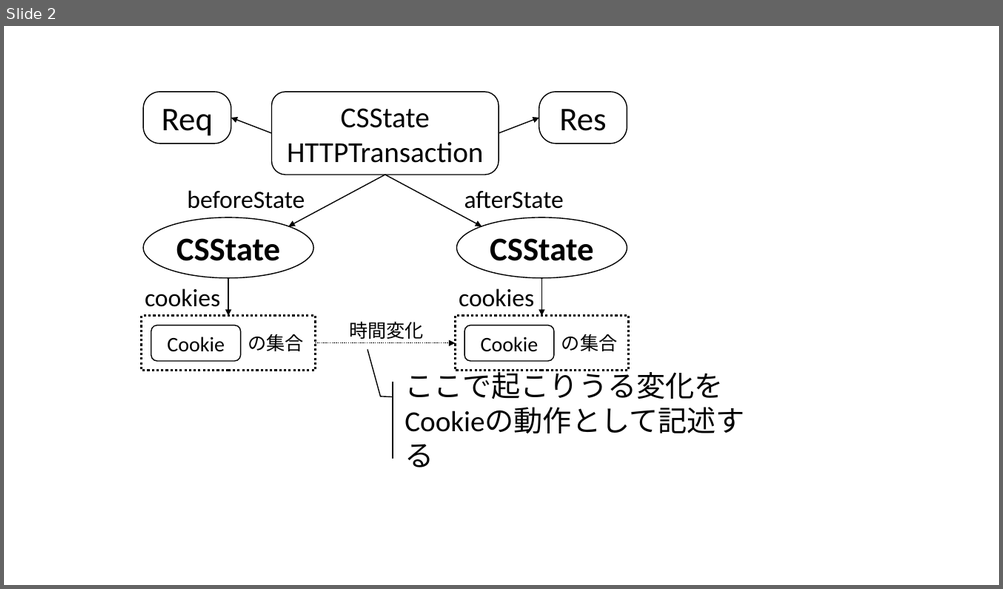
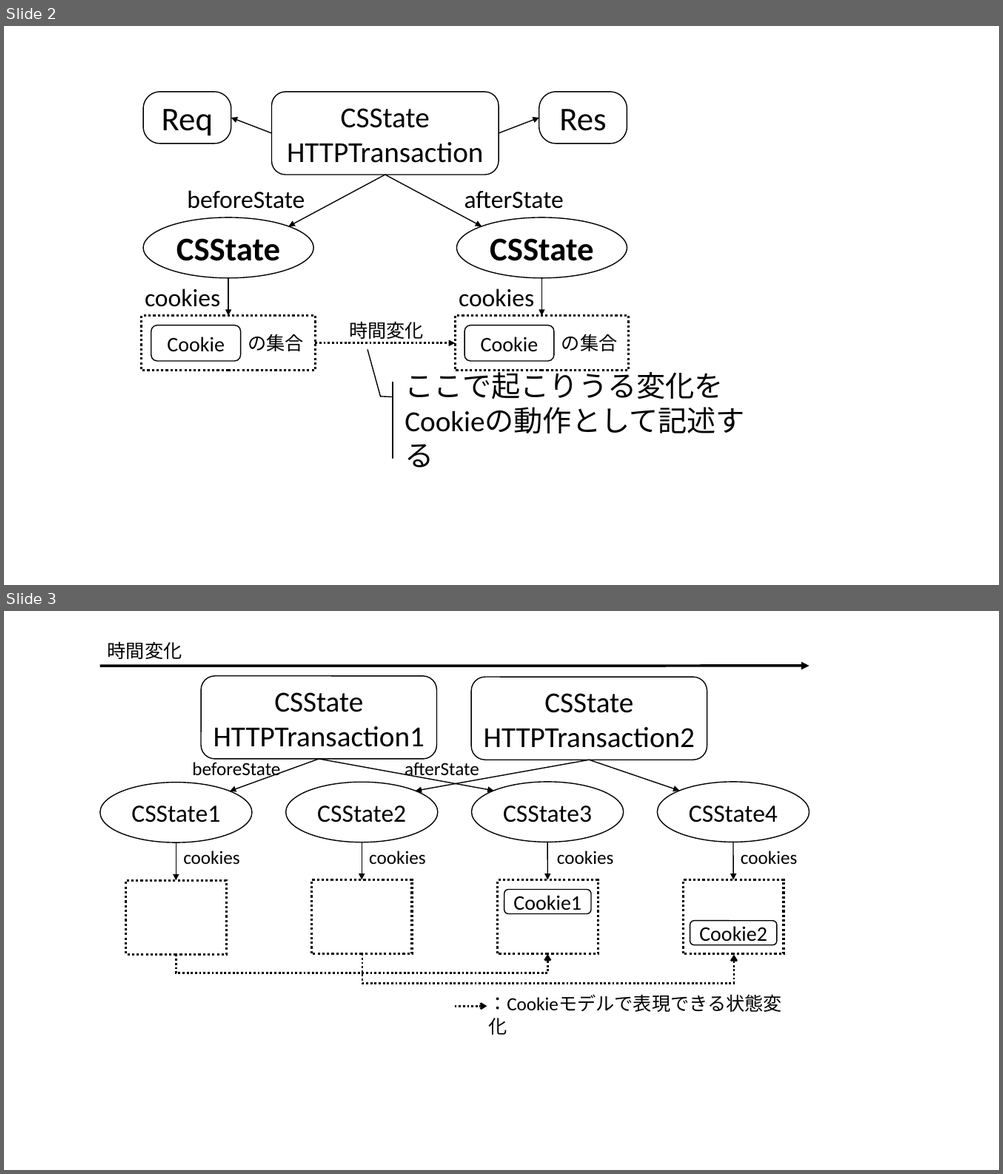
Before and after one commit to simahell/Master-Thesis, a slide deck: fig/fig.pptx. Shown one above the other, each under a label of ours: slide 2 before the commit, slides 2 and 3 after it. The pictures are 1003x589 and 1003x1174 pixels, drawn with LibreOffice and Linux fonts; fonts in the diff are those of the drawing. Boxes give left, top, right and bottom in pixels: in the first picture for what was removed or moved away, otherwise in the second. Text is boxed around its words. In the diff, an @@ line names an element or a change of style, - is before the commit and + after.

Commit message:
既存モデルの問題点を記述

```diff
--- a/fig/fig.pptx
+++ b/fig/fig.pptx
@@ slide 3 added at (4, 611, 999, 1170), background #FFFFFF @@
@@ rectangle added at (100, 635, 809, 1019), fill #FFFFFF, outline #FFFFFF 1 pt @@
@@ text added at (108, 641, 182, 659), 18 pt, text #000000 @@
+時間変化
@@ arrow added from (100, 667) to (809, 666), #000000 2.5 pt @@
@@ rounded rectangle added at (201, 676, 437, 759), outline #000000 1 pt, 28 pt, text #000000 @@
+CSState
+HTTPTransaction1
@@ rounded rectangle added at (471, 677, 707, 760), outline #000000 1 pt, 28 pt, text #000000 @@
+CSState
+HTTPTransaction2
@@ text added at (192, 762, 280, 780), 18 pt, text #000000 @@
+beforeState
@@ arrow added from (318, 759) to (229, 792), #000000 1 pt @@
@@ arrow added from (318, 759) to (493, 791), #000000 1 pt @@
@@ text added at (404, 762, 479, 780), 18 pt, text #000000 @@
+afterState
@@ arrow added from (589, 760) to (415, 791), #000000 1 pt @@
@@ arrow added from (589, 760) to (679, 791), #000000 1 pt @@
@@ ellipse added at (100, 783, 253, 843), outline #000000 1 pt, 24 pt, text #000000 @@
+CSState1
@@ ellipse added at (286, 782, 438, 843), outline #000000 1 pt, 24 pt, text #000000 @@
+CSState2
@@ ellipse added at (472, 782, 624, 843), outline #000000 1 pt, 24 pt, text #000000 @@
+CSState3
@@ ellipse added at (657, 782, 809, 843), outline #000000 1 pt, 24 pt, text #000000 @@
+CSState4
@@ arrow added from (176, 843) to (176, 880), #000000 1 pt @@
@@ text added at (183, 851, 240, 865), 18 pt, text #000000 @@
+cookies
@@ arrow added from (361, 843) to (361, 880), #000000 1 pt @@
@@ text added at (369, 851, 426, 865), 18 pt, text #000000 @@
+cookies
@@ arrow added from (547, 843) to (548, 880), #000000 1 pt @@
@@ text added at (557, 851, 614, 865), 18 pt, text #000000 @@
+cookies
@@ arrow added from (733, 843) to (733, 880), #000000 1 pt @@
@@ text added at (740, 851, 797, 865), 18 pt, text #000000 @@
+cookies
@@ rectangle added at (125, 880, 226, 955), outline #000000 2.25 pt dashed @@
@@ rectangle added at (311, 880, 412, 955), outline #000000 2.25 pt dashed @@
@@ rectangle added at (497, 880, 598, 955), outline #000000 2.25 pt dashed @@
@@ rounded rectangle added at (504, 890, 590, 914), outline #000000 1 pt, 20 pt, text #000000 @@
+Cookie1
@@ rectangle added at (683, 880, 784, 955), outline #000000 2.25 pt dashed @@
@@ rounded rectangle added at (690, 920, 777, 945), outline #000000 1 pt, 20 pt, text #000000 @@
+Cookie2
@@ elbow arrow added from (176, 955) to (548, 954), #000000 2 pt dashed @@
@@ elbow arrow added from (362, 954) to (734, 955), #000000 2 pt dashed @@
@@ arrow added from (455, 1006) to (486, 1006), #000000 2 pt dashed @@
@@ text added at (481, 989, 790, 1019), 18 pt, text #000000 @@
+：Cookieモデルで表現できる状態変化
@@ slide 2 changed as well @@
@@ rectangle: place and size @@
-rectangle at (32, 85, 762, 467)
+rectangle at (34, 92, 762, 459)
@@ arrow (315, 343) - (455, 343): stroke #000000 1 pt dashed to #000000 2 pt dashed @@
```
Also in this commit, not shown: 1 other slide changed, 1 other slide added, 10 other files.
